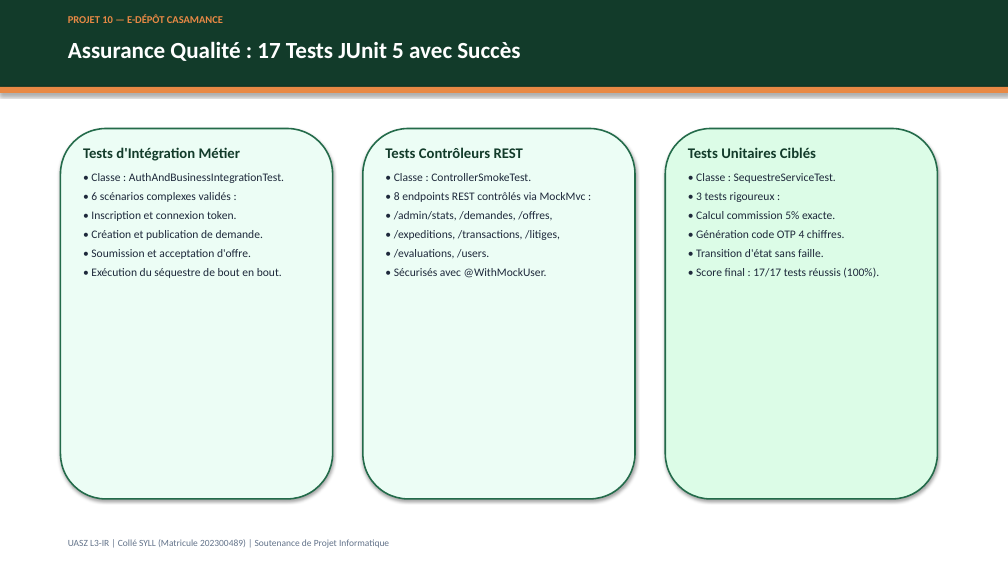
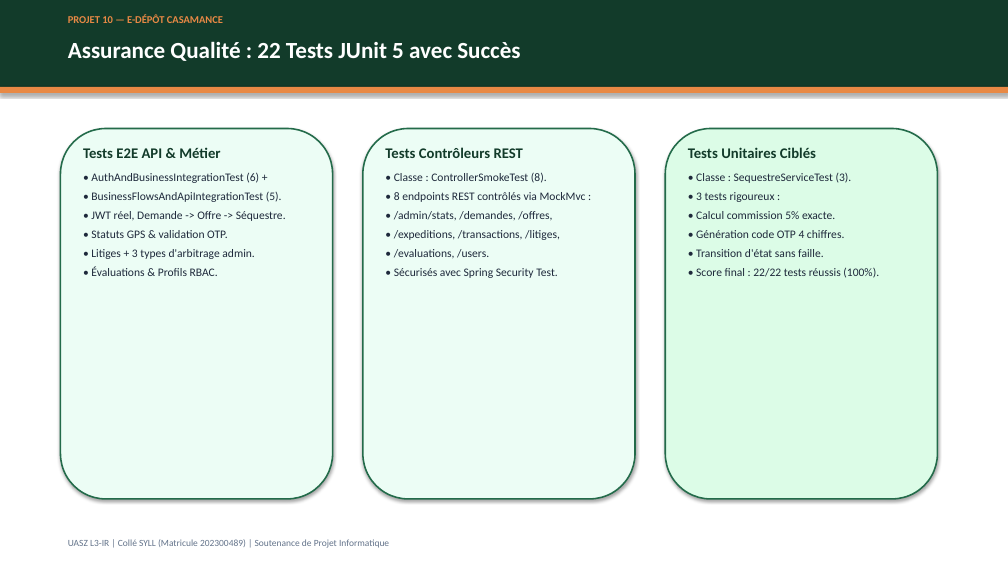
Before and after one commit to Collesyll0607/e-depot-plateforme, a slide deck: slide 11 of P10_EDepot_Presentation.pptx. Drawn at 1008x567 pixels with LibreOffice and Linux fonts; fonts in the diff are those of the drawing. Boxes give left, top, right and bottom in pixels: in the first picture for what was removed or moved away, otherwise in the second. Text is boxed around its words. In the diff, an @@ line names an element or a change of style, - is before the commit and + after.

Commit message:
test: add E2E API & business integration tests (22/22 green, 93.83% JaCoCo) and update PDF/PPTX/README

```diff
--- a/P10_EDepot_Presentation.pptx
+++ b/P10_EDepot_Presentation.pptx
@@ text at (x1=68, y1=41, x2=520, y2=61): text changed @@
-Assurance Qualité : 17 Tests JUnit 5 avec Succès
+Assurance Qualité : 22 Tests JUnit 5 avec Succès
@@ text at (x1=83, y1=147, x2=286, y2=276): text changed @@
-Tests d'Intégration Métier
-• Classe : AuthAndBusinessIntegrationTest.
-• 6 scénarios complexes validés :
-• Inscription et connexion token.
-• Création et publication de demande.
-• Soumission et acceptation d'offre.
-• Exécution du séquestre de bout en bout.
+Tests E2E API & Métier
+• AuthAndBusinessIntegrationTest (6) +
+• BusinessFlowsAndApiIntegrationTest (5).
+• JWT réel, Demande -> Offre -> Séquestre.
+• Statuts GPS & validation OTP.
+• Litiges + 3 types d'arbitrage admin.
+• Évaluations & Profils RBAC.
@@ text at (x1=394, y1=173, x2=547, y2=183): text changed @@
-• Classe : ControllerSmokeTest.
+• Classe : ControllerSmokeTest (8).
@@ text at (x1=696, y1=173, x2=852, y2=183): text changed @@
-• Classe : SequestreServiceTest.
+• Classe : SequestreServiceTest (3).
@@ text at (x1=394, y1=268, x2=558, y2=278): text changed @@
-• Sécurisés avec @WithMockUser.
+• Sécurisés avec Spring Security Test.
@@ text at (x1=696, y1=268, x2=879, y2=278): text changed @@
-• Score final : 17/17 tests réussis (100%).
+• Score final : 22/22 tests réussis (100%).
```
Also in this commit, not shown: 2 other slides changed, 5 other files.
